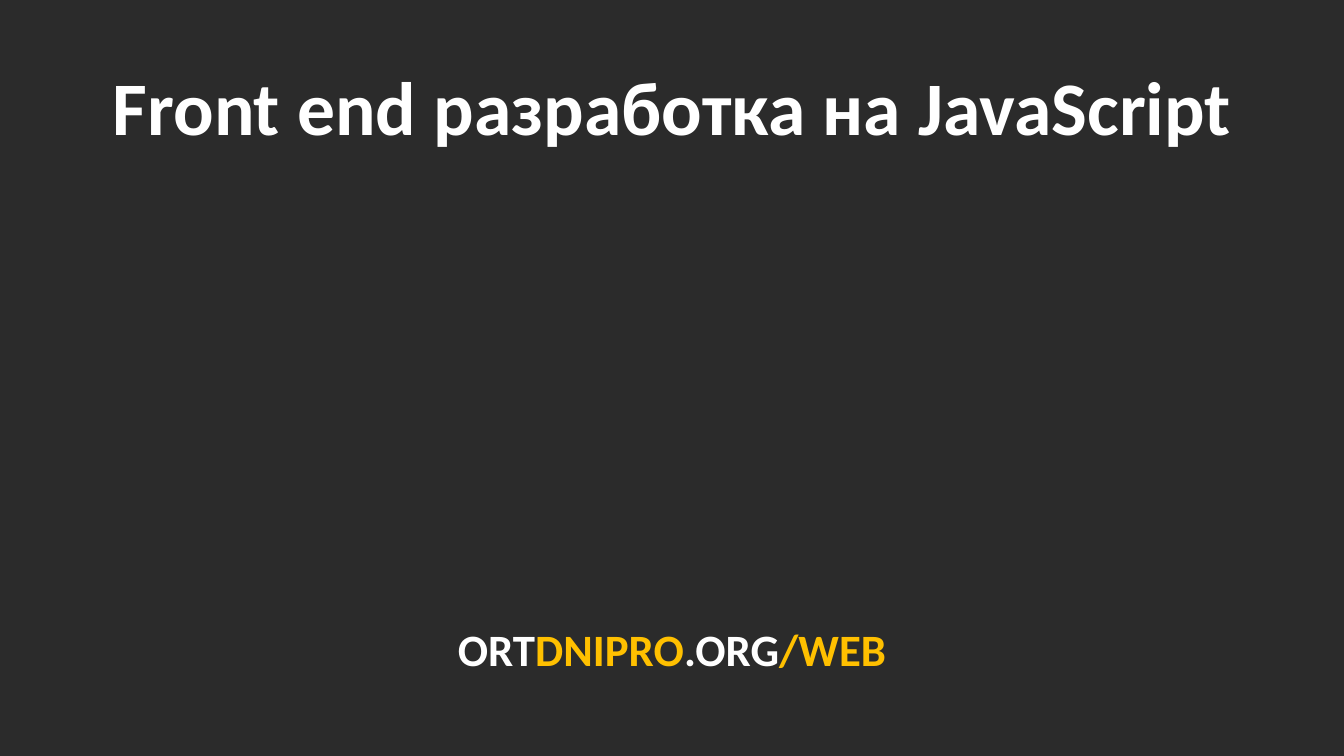
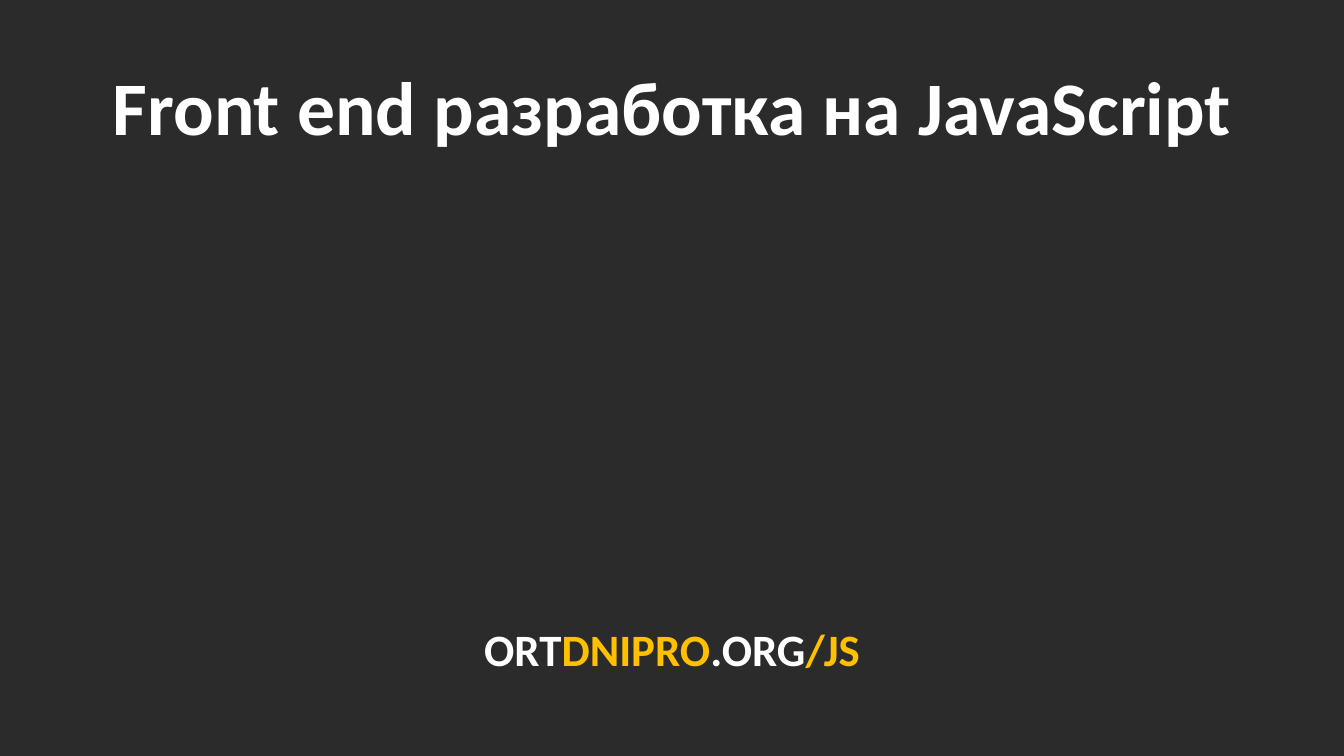
Before and after one commit to js-10-ort-dnipro/lesson01, a slide deck: slide 1 of lesson01.pptx. Drawn at 1344x756 pixels with LibreOffice and Linux fonts; fonts in the diff are those of the drawing; background and template pictures are left out; a plain dark background stands for a picture behind light text. Boxes give left, top, right and bottom in pixels: in the first picture for what was removed or moved away, otherwise in the second. Text is boxed around its words. In the diff, an @@ line names an element or a change of style, - is before the commit and + after.

Commit message:
Upd pptx&pdf

```diff
--- a/lesson01.pptx
+++ b/lesson01.pptx
@@ text at (484,634,860,668): text changed @@
-ORTDNIPRO.ORG/WEB
+ORTDNIPRO.ORG/JS
```
Also in this commit, not shown: 1 other file.
